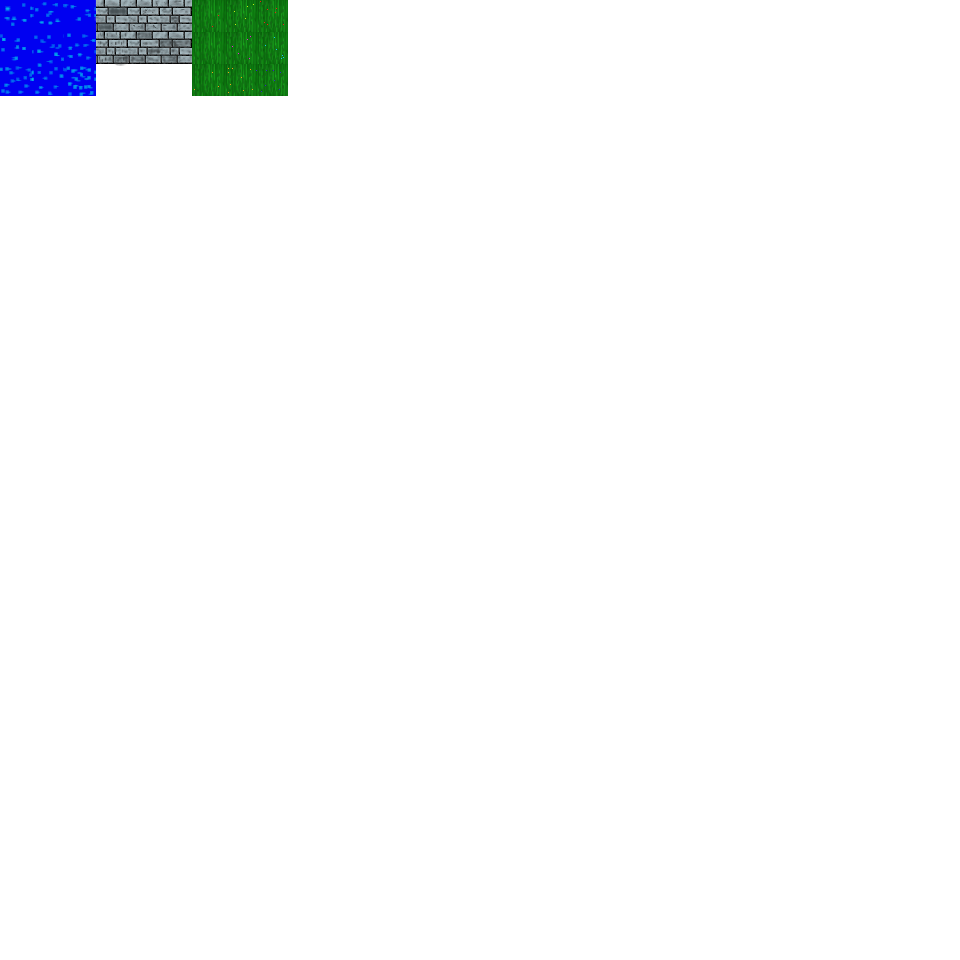
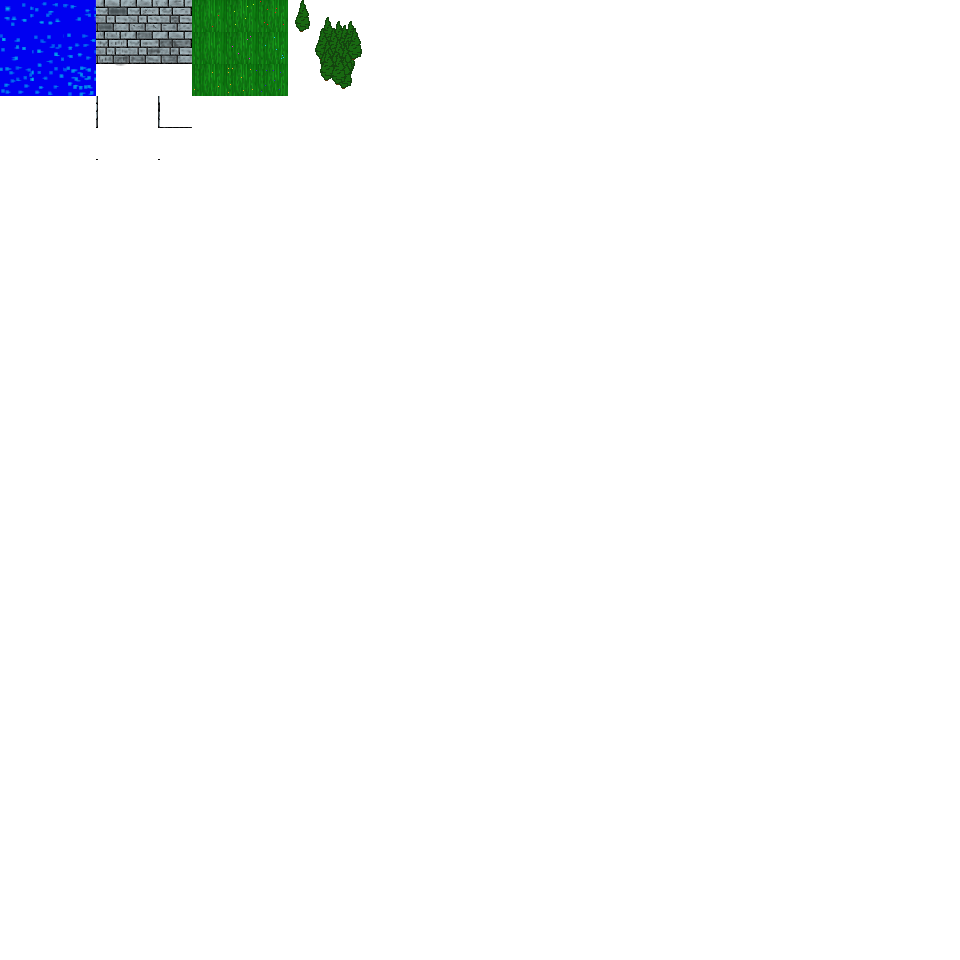
Before/after of a 960×960 layered artwork. What changed in the layer stack:
painted on "Background" over 96, 0, 362, 160
